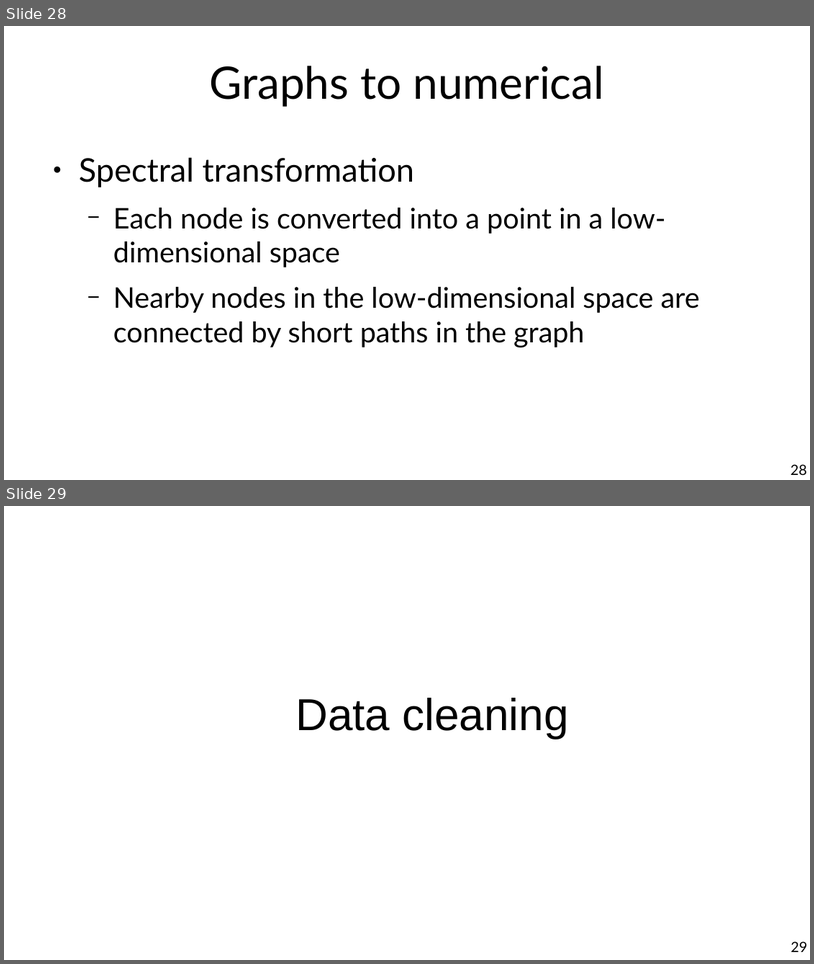
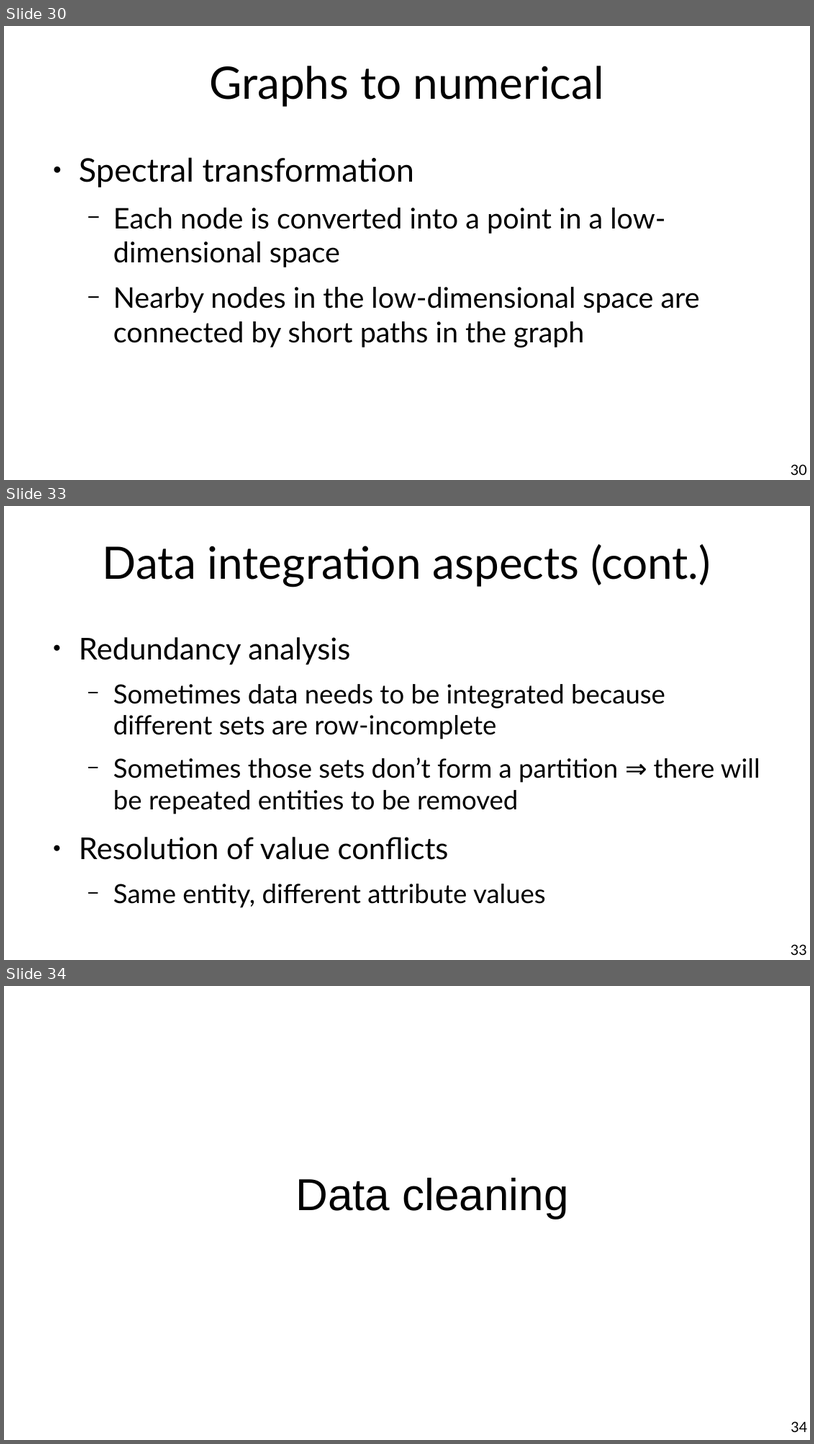
Before and after one commit to chatox/data-mining-course, a slide deck: theory/tt02_data_preparation.odp. Shown one above the other, each under a label of ours: slides 28 and 29 before the commit, slides 30, 33 and 34 after it; the slides between them are not shown. The pictures are 814x964 and 814x1444 pixels, drawn with LibreOffice and Linux fonts; fonts in the diff are those of the drawing. Boxes give left, top, right and bottom in pixels: in the first picture for what was removed or moved away, otherwise in the second. Text is boxed around its words. In the diff, an @@ line names an element or a change of style, - is before the commit and + after.

Commit message:
Data prep ready

```diff
--- a/theory/tt02_data_preparation.odp
+++ b/theory/tt02_data_preparation.odp
@@ slide 33 added at [4, 506, 810, 960], background #FFFFFF @@
@@ title added at [103, 544, 711, 587], 44 pt, text #000000 @@
+Data integration aspects (cont.)
@@ text added at [79, 637, 761, 908], 25.9 pt, text #000000 @@
+● Redundancy analysis
+  − Sometimes data needs to be integrated because different sets are row-incomplete
+  − Sometimes those sets don’t form a partition ⇒ there will be repeated entities to be removed
+● Resolution of value conflicts
+  − Same entity, different attribute values
@@ page number added at [791, 944, 808, 955], 14 pt, text #000000 @@
+33
@@ what was slide 28 is now slide 30 @@
@@ page number at [791, 464, 808, 475]: text changed @@
-28
+30
@@ what was slide 29 is now slide 34 @@
@@ page number at [791, 1421, 808, 1432]: text changed @@
-29
+34
```
Also in this commit, not shown: 2 slides changed, 18 other slides added.
